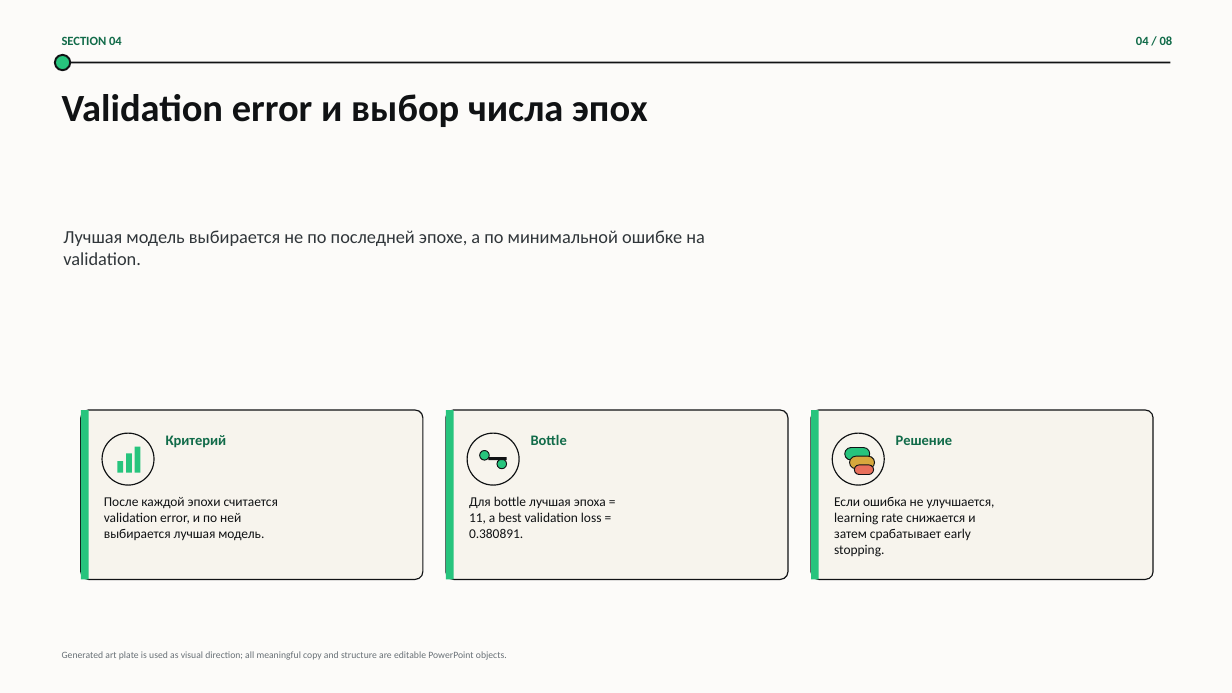
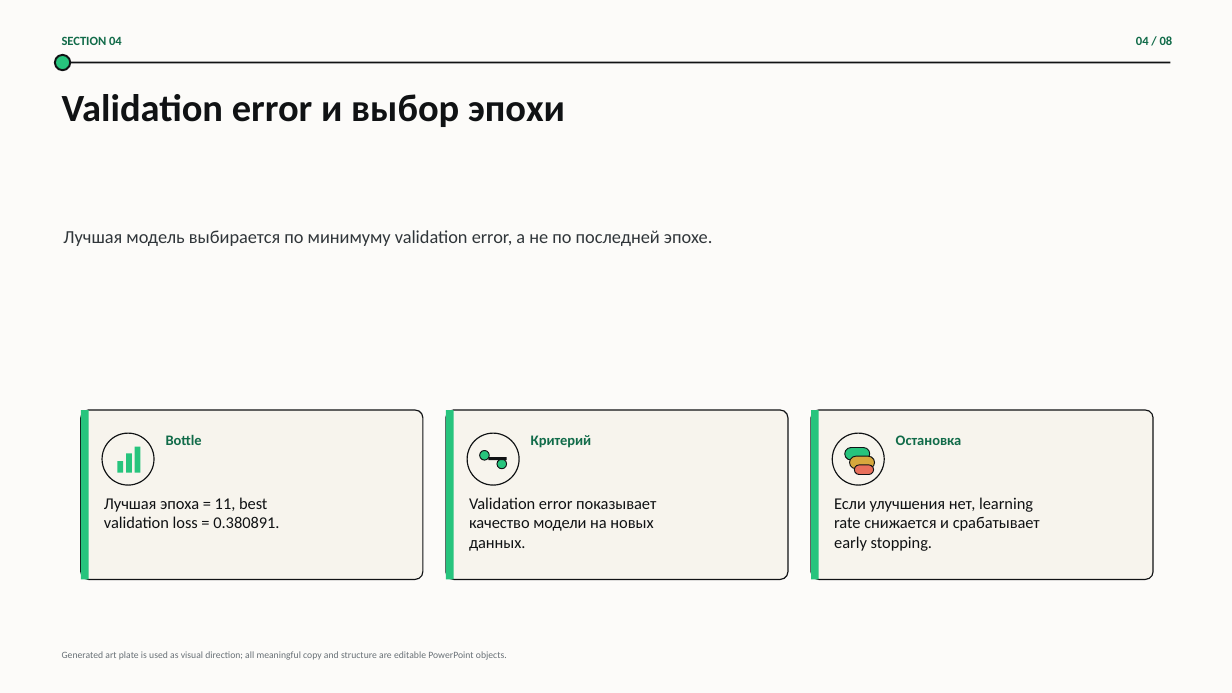
Before and after one commit to rvaleev2016-eng/conveyor-defect-detection, a slide deck: slide 4 of docs/presentation/conveyor_defect_detection_presentation.pptx. Drawn at 1232x693 pixels with LibreOffice and Linux fonts; fonts in the diff are those of the drawing; background and template pictures are left out. Boxes give left, top, right and bottom in pixels: in the first picture for what was removed or moved away, otherwise in the second. Text is boxed around its words. In the diff, an @@ line names an element or a change of style, - is before the commit and + after.

```diff
--- a/docs/presentation/conveyor_defect_detection_presentation.pptx
+++ b/docs/presentation/conveyor_defect_detection_presentation.pptx
@@ text at (x1=62, y1=94, x2=565, y2=127): text changed @@
-Validation error и выбор числа эпох
+Validation error и выбор эпохи
@@ text at (x1=63, y1=230, x2=712, y2=246): text changed @@
-Лучшая модель выбирается не по последней эпохе, а по минимальной ошибке на validation.
+Лучшая модель выбирается по минимуму validation error, а не по последней эпохе.
@@ text at (x1=166, y1=434, x2=202, y2=445): text changed @@
-Критерий
+Bottle
@@ text at (x1=531, y1=435, x2=592, y2=448): text changed @@
-Bottle
+Критерий
@@ text at (x1=896, y1=435, x2=962, y2=445): text changed @@
-Решение
+Остановка
@@ text at (x1=104, y1=497, x2=279, y2=528): text changed; size 10.5 to 12.8 pt @@
-После каждой эпохи считается
-validation error, и по ней
-выбирается лучшая модель.
+Лучшая эпоха = 11, best
+validation loss = 0.380891.
@@ text at (x1=469, y1=497, x2=656, y2=551): text changed; size 10.5 to 12.8 pt @@
-Для bottle лучшая эпоха =
-11, а best validation loss =
-0.380891.
+Validation error показывает
+качество модели на новых
+данных.
@@ text at (x1=834, y1=497, x2=1040, y2=551): text changed; size 10.5 to 12.8 pt @@
-Если ошибка не улучшается,
-learning rate снижается и
-затем срабатывает early
-stopping.
+Если улучшения нет, learning
+rate снижается и срабатывает
+early stopping.
```
Also in this commit, not shown: 7 other slides changed.
